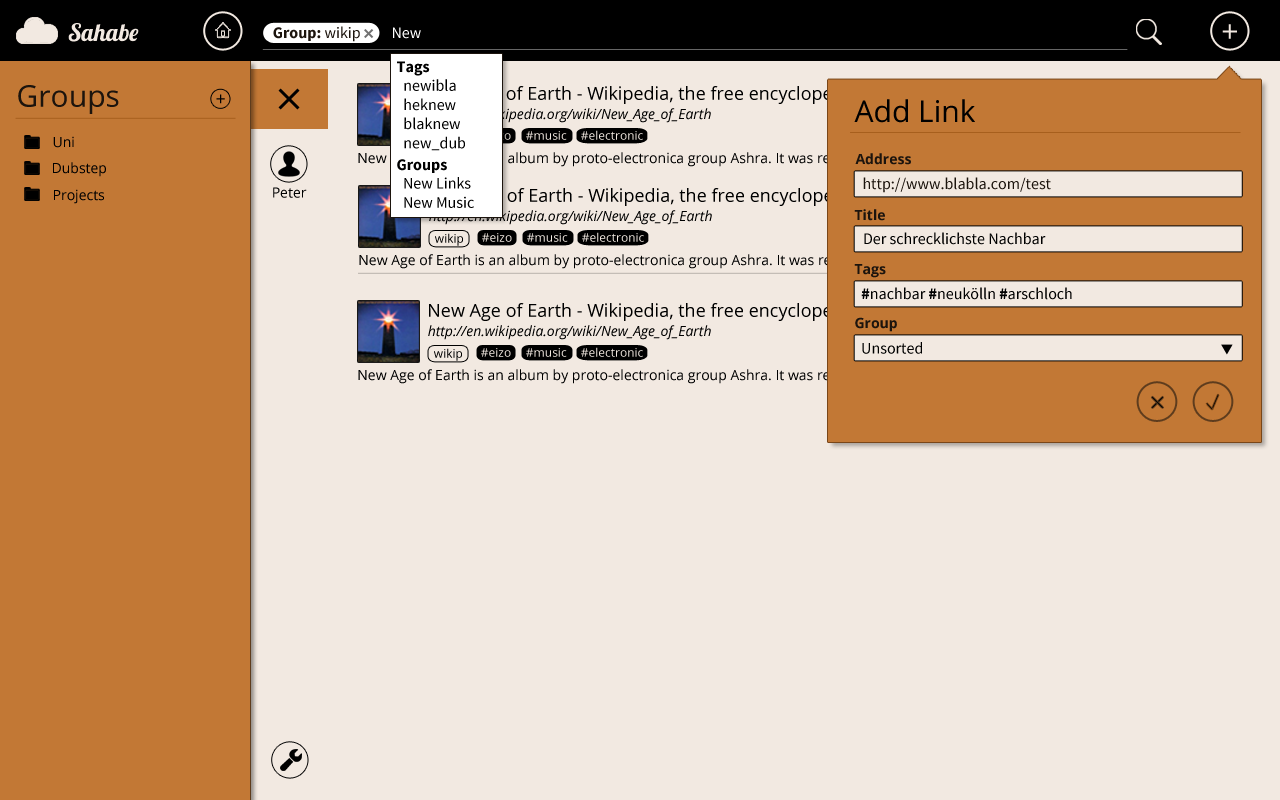
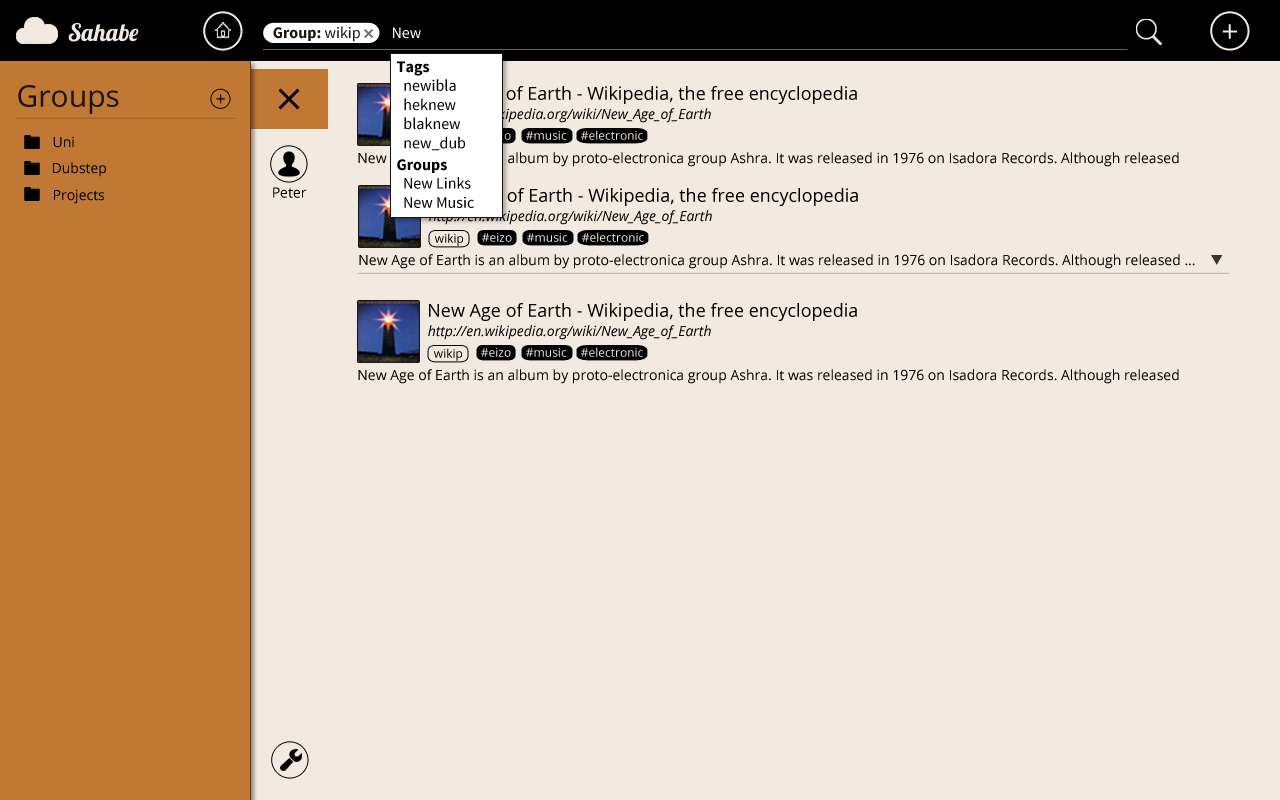
Revision of a layered w=1280, h=800 image; what changed, layer by layer:
hid group "add link" (2nd of 2) (28 layers) over bbox(828, 66, 1261, 442)
